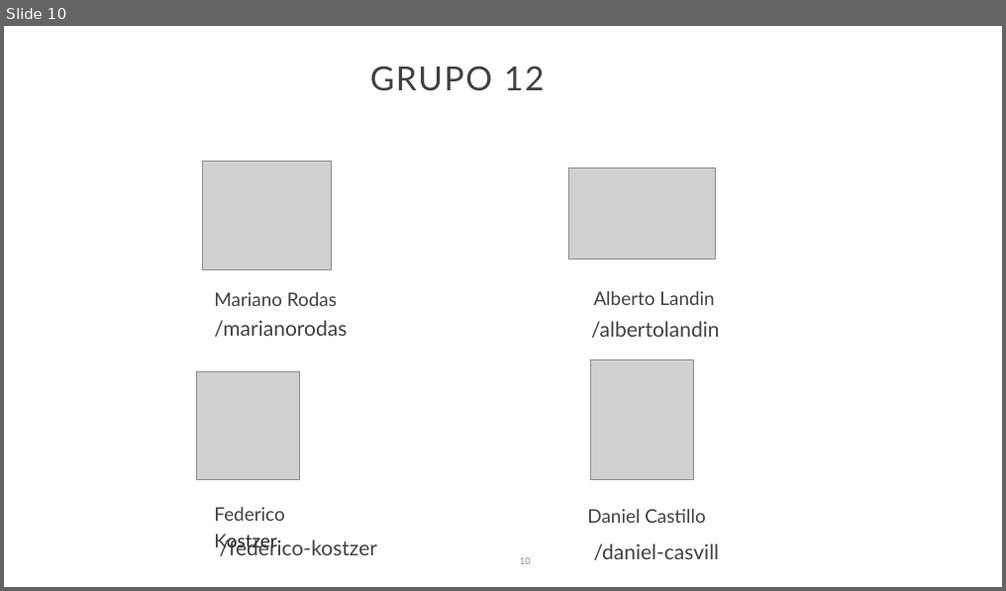
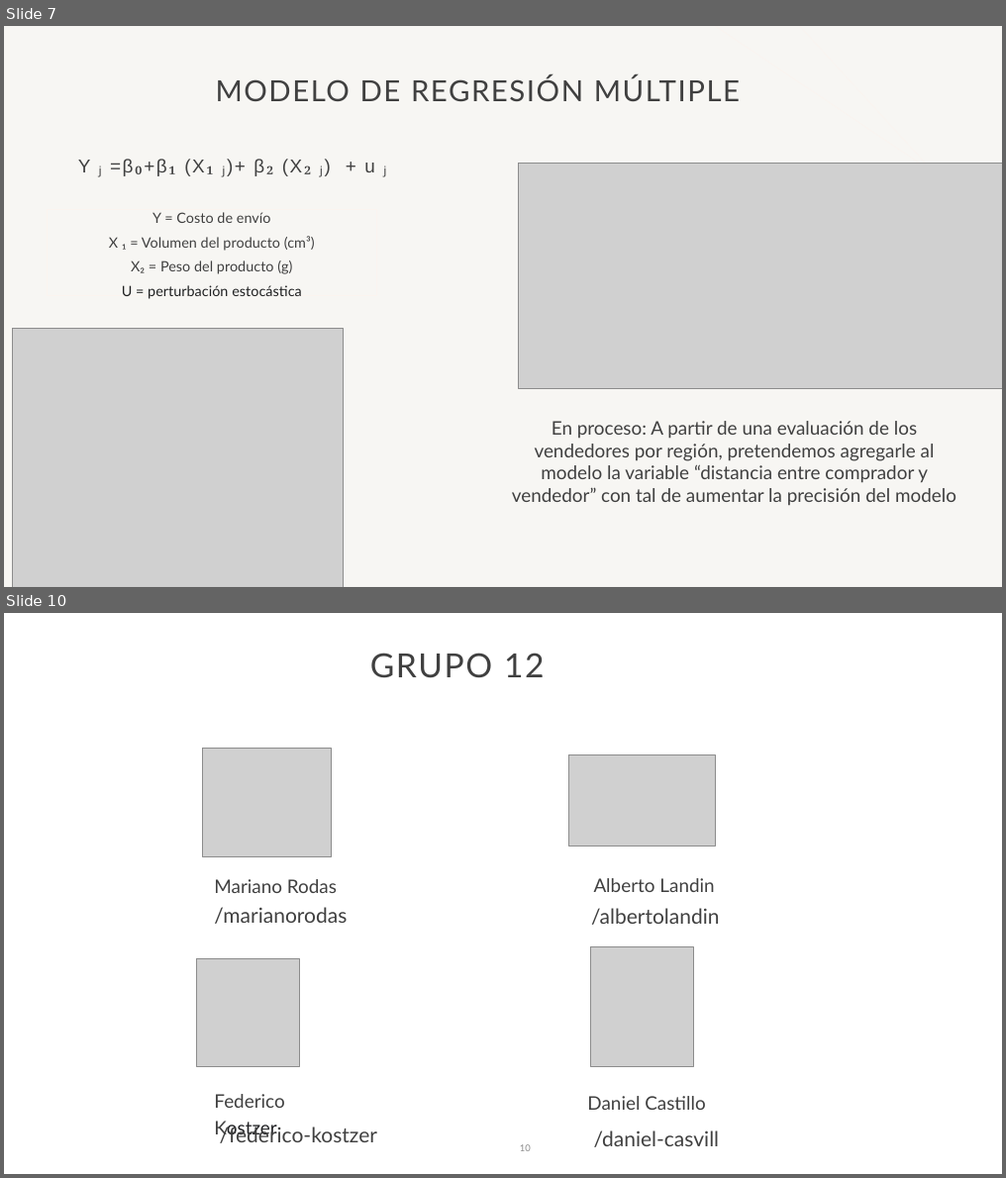
Before and after one commit to AlbertoLandinWork/PG-Olist-grupo12, a slide deck: presentaciones/Presentacion_Semana3.pptx. Shown one above the other, each under a label of ours: slide 10 before the commit, slides 7 and 10 after it; the slides between them are not shown. The pictures are 1006x591 and 1006x1178 pixels, drawn with LibreOffice and Linux fonts; fonts in the diff are those of the drawing; grey boxes stand for pictures; background and template pictures are left out. Boxes give left, top, right and bottom in pixels: in the first picture for what was removed or moved away, otherwise in the second. Text is boxed around its words. In the diff, an @@ line names an element or a change of style, - is before the commit and + after.

```diff
--- a/presentaciones/Presentacion_Semana3.pptx
+++ b/presentaciones/Presentacion_Semana3.pptx
@@ slide 7 added at [4, 26, 1002, 587], background #F7F6F3 @@
@@ line added from (715, 26) to (1002, 218), #FBF4EF 0.5 pt @@
@@ line added from (800, 26) to (1002, 247), #FBF4EF 0.5 pt @@
@@ title added at [216, 76, 740, 102], 28 pt, text #404040 @@
+MODELO DE REGRESIÓN MÚLTIPLE
@@ text added at [78, 159, 386, 177], 18 pt, text #404040 @@
+Y ⱼ =β₀+β₁ (X₁ ⱼ)+ β₂ (X₂ ⱼ) + u ⱼ
@@ picture added at [519, 163, 1002, 388] @@
@@ text added at [47, 209, 377, 296], outline #FBF4EF 0.75 pt, 13.8 pt, text #404040 @@
+Y = Costo de envío
+X ₁ = Volumen del producto (cm³)
+X₂ = Peso del producto (g)
+U = perturbación estocástica
@@ picture added at [13, 329, 344, 587] @@
@@ text added at [512, 421, 956, 506], 18 pt, text #404040 @@
+En proceso: A partir de una evaluación de los vendedores por región, pretendemos agregarle al modelo la variable “distancia entre comprador y vendedor” con tal de aumentar la precisión del modelo
```
Also in this commit, not shown: 3 slides changed, 1 slide removed.
